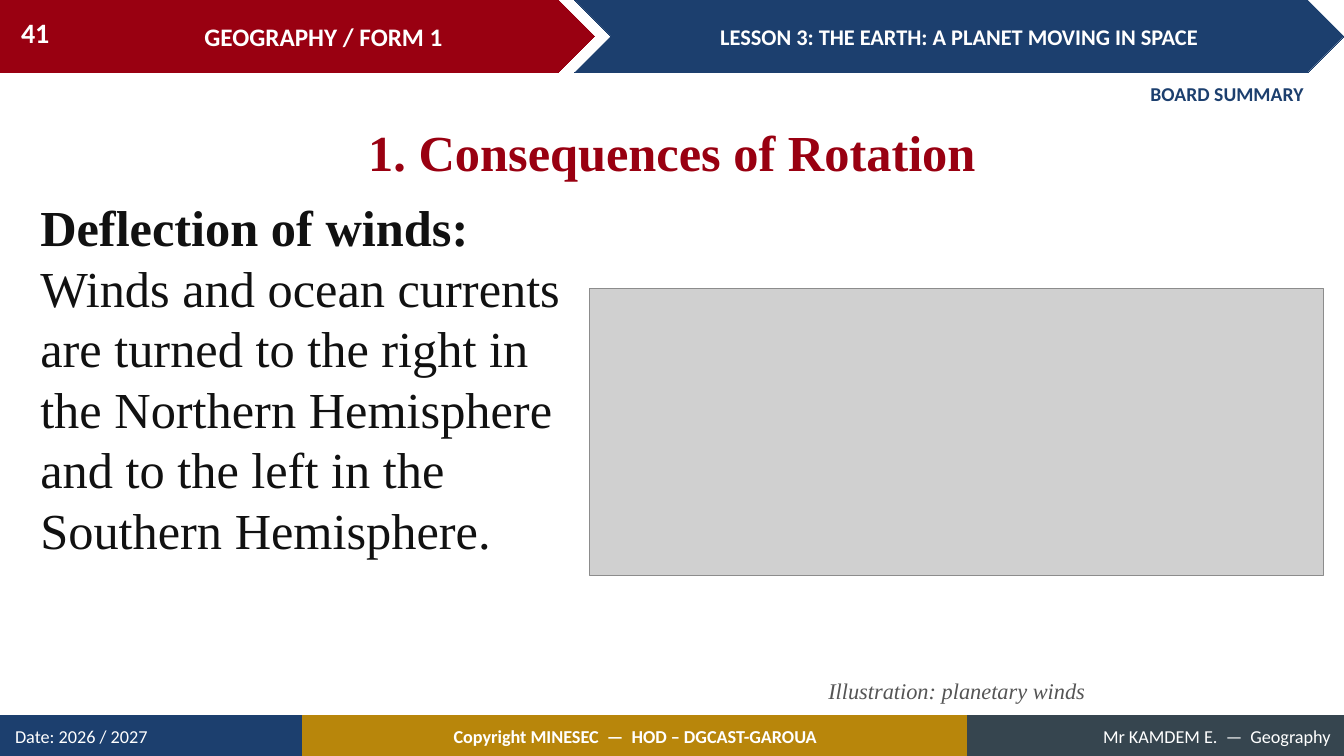
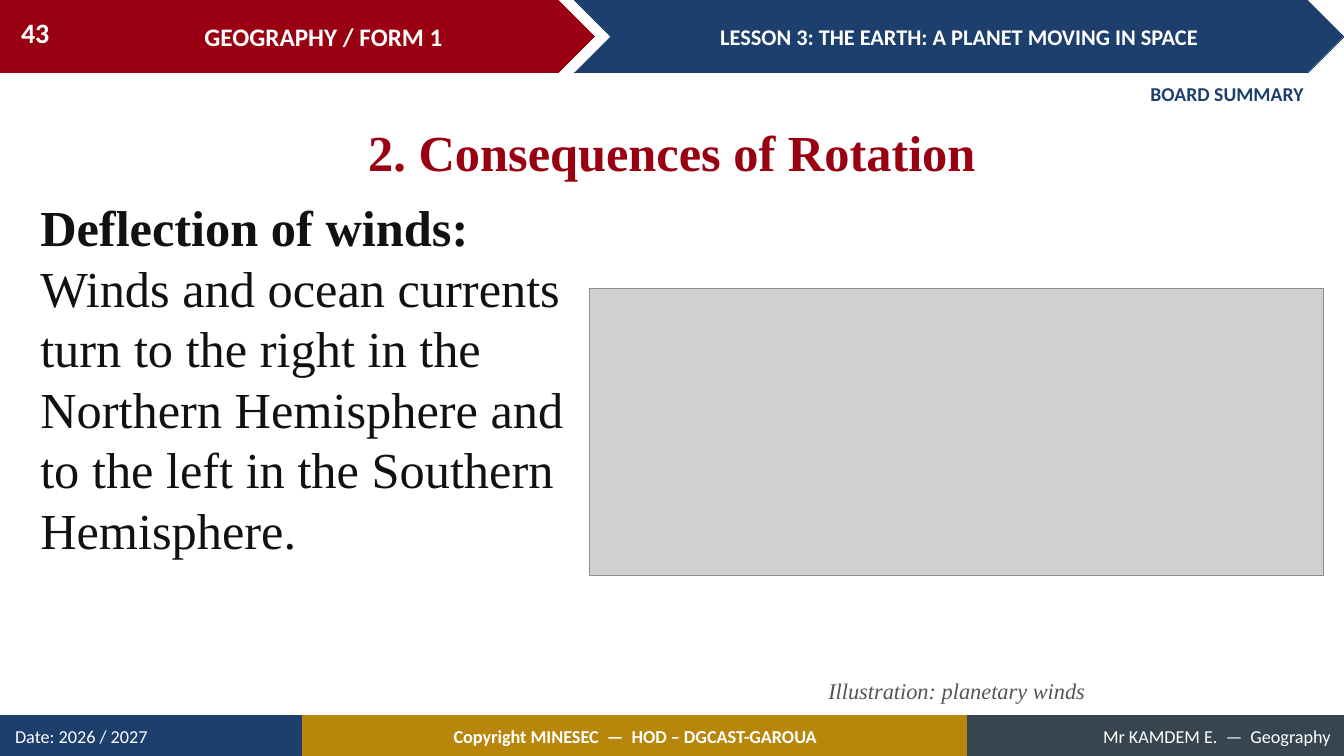
Before and after one commit to Berthautk/linea-github, a slide deck: slide 43 of lecons/F1/05_F1_M1_L03_The_Earth_A_Planet_Moving_in_Space.pptx (slide 41 before the commit). Drawn at 1344x756 pixels with LibreOffice and Linux fonts; fonts in the diff are those of the drawing; grey boxes stand for pictures. Boxes give left, top, right and bottom in pixels: in the first picture for what was removed or moved away, otherwise in the second. Text is boxed around its words. In the diff, an @@ line names an element or a change of style, - is before the commit and + after.

```diff
--- a/lecons/F1/05_F1_M1_L03_The_Earth_A_Planet_Moving_in_Space.pptx
+++ b/lecons/F1/05_F1_M1_L03_The_Earth_A_Planet_Moving_in_Space.pptx
@@ page number at (21,24,49,44): text changed @@
-41
+43
@@ text at (368,135,976,181): text changed @@
-1. Consequences of Rotation
+2. Consequences of Rotation
@@ text at (40,210,564,559): text changed @@
-Deflection of winds: Winds and ocean currents are turned to the right in the Northern Hemisphere and to the left in the Southern Hemisphere.
+Deflection of winds: Winds and ocean currents turn to the right in the Northern Hemisphere and to the left in the Southern Hemisphere.
```
Also in this commit, not shown: 8 other slides changed, 3 slides added, 1 slide removed, 1 other file.
